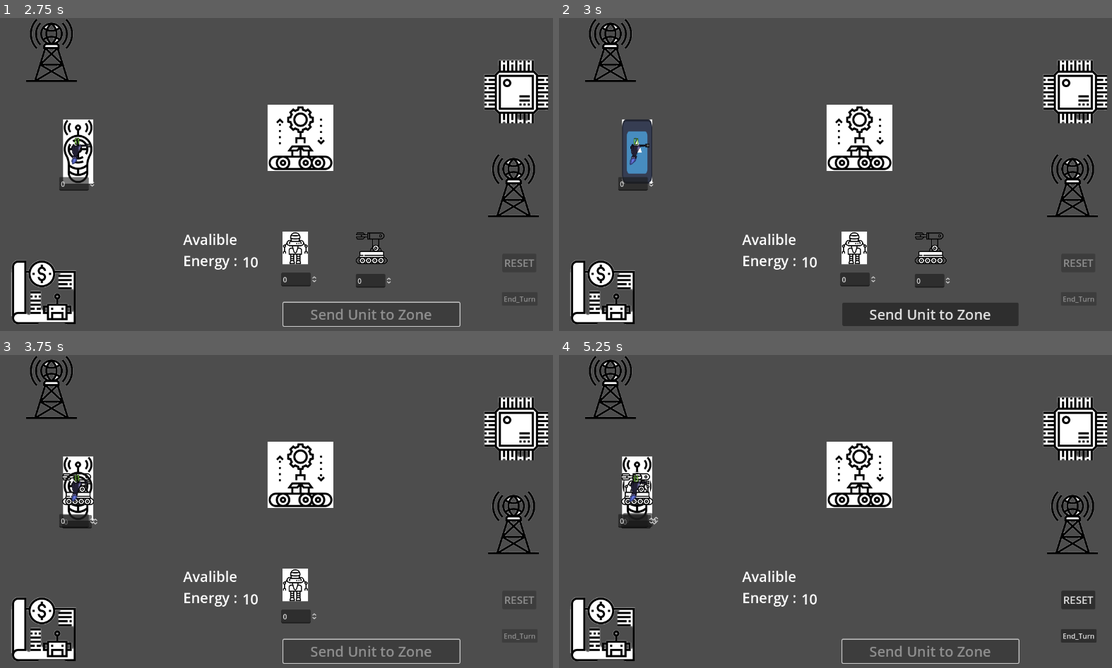
Above: before the commit, frames 1-4 (two rows, left to right).
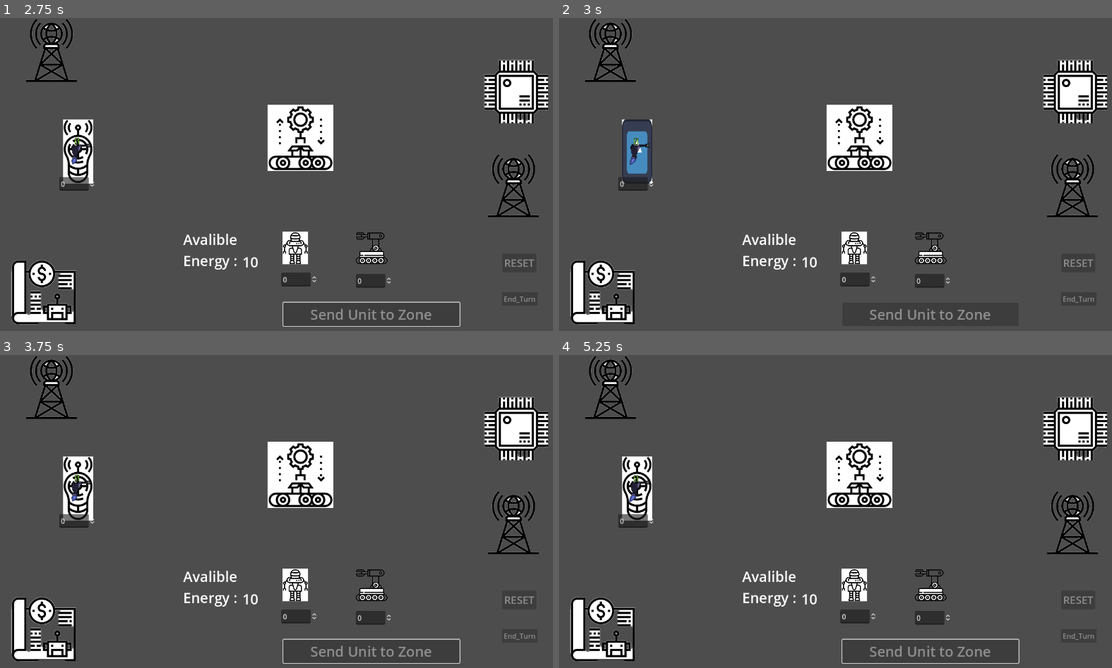
Above: after the commit, the same moments.

Repository: azzilian/CyberFrontLines
Game: Godot game, scene res://Scenes/MainMenu.tscn
Same seed, same stepped clock (60 frames per second), same inputs: the game is played once before the commit and once after it. The engine's default icon, where the game draws it, is replaced by a stand-in: a white triangle on a blue panel in a dark square.
Inputs (mouse positions are in pixels of both pictures, inside the frame that each line leads up to):
- Up to frame 1 (2.75 s): click "New Game" at 0.5 s; click (77, 152) at 1.27 s; click "Send Unit to Zone" at 2 s
- Up to frame 2 (3 s): click (636, 152) at 2.77 s
- Up to frame 3 (3.75 s): click (370, 652) at 3.5 s, where only the run before the commit has a clickable "Send Unit to Zone"
- Up to frame 4 (5.25 s): click (636, 489) at 4.27 s; click (929, 652) at 5 s, where only the run before the commit has a clickable "Send Unit to Zone"

Frame 1 is identical in both runs. In frame 2, 0.2% of the frame differs, in the area x 56-79%, y 92-97%; in frame 3, 0.8%; in frame 4, 1.8%, in the area x 11-97%, y 37-91%.

Commit message:
Disable TextureBHutton
 set_disabled(true)

Diff:
--- a/Scenes/HUD/fields/battle_zone.gd
+++ b/Scenes/HUD/fields/battle_zone.gd
@@ -10,6 +10,7 @@
 var dispatch_button: Button
 var reset_button: Button
 var end_turn_button: Button
+
 
 func _ready():
 	# Find all zones
@@ -55,19 +56,20 @@
 		unit.position = selected_zone.position
 #	DisableZone for other units
 	#selected_zone.disabled = true - crash because of Node2D
-	selected_zone.set("is_active", false)
-	selected_zone = null
+		selected_zone.get_node("TextureButton").set_disabled(true)
+		selected_zone.set("is_active", false)
+		selected_zone = null
 
 #	$DispatchButton disable
-	dispatch_button.disabled = true
+		dispatch_button.disabled = true
 
 #	Next unit
-	current_unit += 1
+		current_unit += 1
 
 #	Check no units left
-	if current_unit >= units.size():
-		reset_button.disabled = false
-		end_turn_button.disabled = false
+		if current_unit >= units.size():
+			reset_button.disabled = false
+			end_turn_button.disabled = false
 
 func _on_reset_button_pressed():
 #	Return Units
--- a/Scenes/MainMenu.tscn
+++ b/Scenes/MainMenu.tscn
@@ -59,3 +59,4 @@
 text = "Exit"
 
 [connection signal="pressed" from="GameName/NewGameButton" to="." method="_on_new_game_button_pressed"]
+[connection signal="pressed" from="GameName/ExitButton" to="." method="_on_exit_button_pressed"]
--- a/Scenes/scripts/ZoneScript.gd
+++ b/Scenes/scripts/ZoneScript.gd
@@ -3,19 +3,15 @@
 #Declaire signal
 signal zone_selected
 
+var texture_button: TextureButton
+
 func _ready():
-	var texture_button = $TextureButton
+	texture_button = $TextureButton
 	if texture_button:
-		texture_button.connect("toggled", Callable(self, "_on_zone_toggled"))
+		texture_button.connect("pressed", Callable(self, "_on_texture_button_pressed"))
 
-func _on_zone_toggled(toggled_on: bool):
-	if toggled_on:
-#		Emit signal
+func _on_texture_button_pressed():
+	if texture_button.pressed:
 		print("Zone selected: ", self.name)
 		emit_signal("zone_selected", self)
-
-
-func _on_texture_button_pressed():
-	print("Zone selected: ", self.name)
-	emit_signal("zone_selected", self)   # Replace with function body.
-	self.set("is_active", true)
+		self.set("is_active", true)  #
--- a/Scenes/scripts/new_game.gd
+++ b/Scenes/scripts/new_game.gd
@@ -23,3 +23,7 @@
 		get_tree().change_scene_to_file(new_scene_path)
 	else:
 		print("Failed to load scene:", new_scene_path)
+
+
+func _on_exit_button_pressed():
+	get_tree().quit() # Replace with function body.
